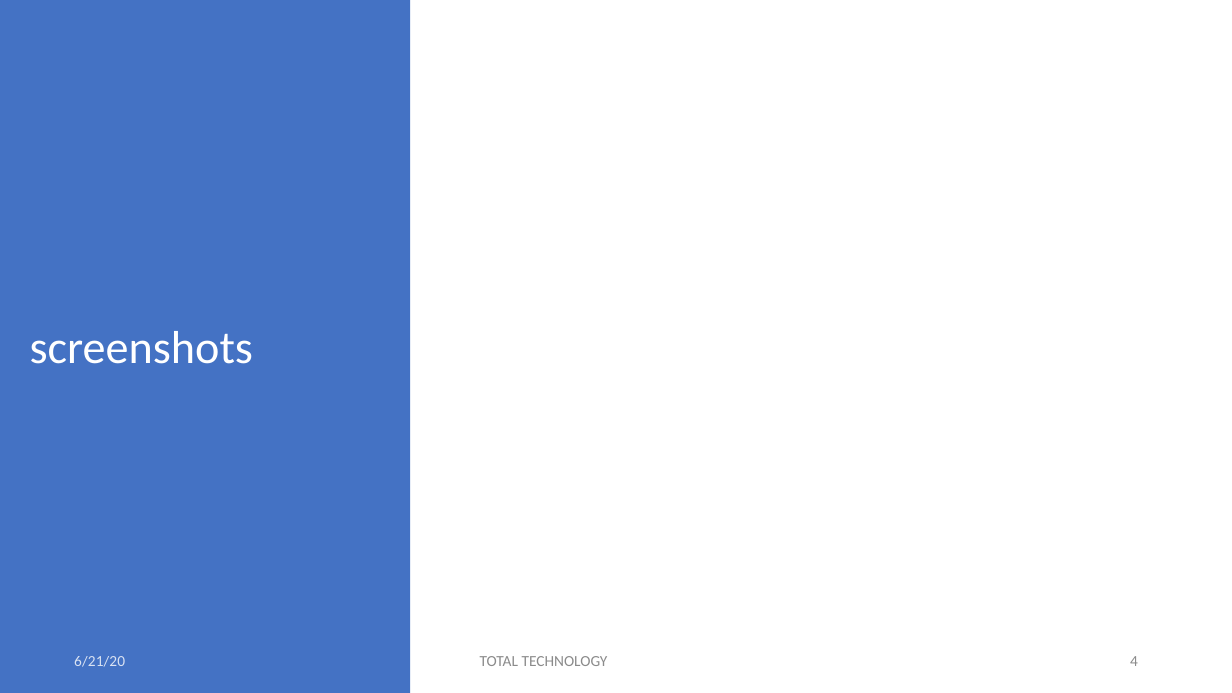
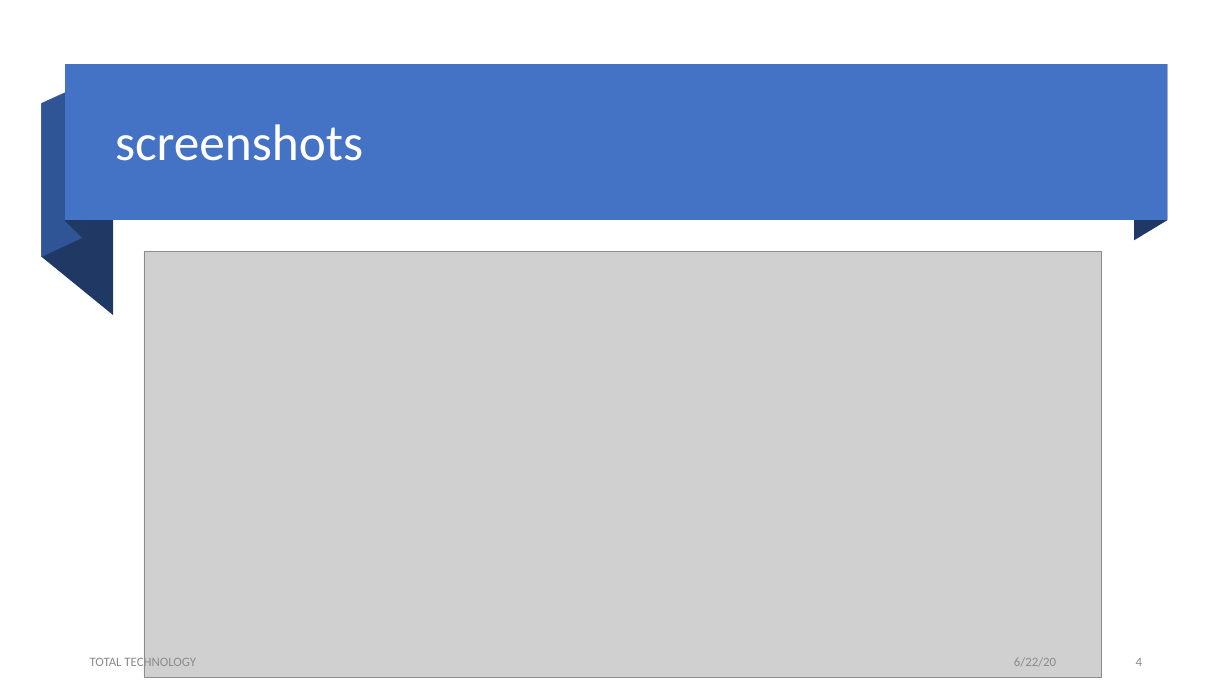
Before and after one commit to ronidas39/PYTHON_GUI_EEL, a slide deck: slide 4 of PYTHON_EEL_GUI_2.pptx. Drawn at 1232x693 pixels with LibreOffice and Linux fonts; fonts in the diff are those of the drawing; grey boxes stand for pictures. Boxes give left, top, right and bottom in pixels: in the first picture for what was removed or moved away, otherwise in the second. Text is boxed around its words. In the diff, an @@ line names an element or a change of style, - is before the commit and + after.

Commit message:
updated slide

```diff
--- a/PYTHON_EEL_GUI_2.pptx
+++ b/PYTHON_EEL_GUI_2.pptx
@@ rectangle removed at (0, 0, 410, 693) @@
@@ group added at (42, 65, 1167, 315): 4 freeform shapes, 1 rectangle @@
@@ title "screenshots": place and size @@
-title "screenshots" at (20, 65, 378, 632)
+title "screenshots" at (106, 77, 1148, 211)
@@ title "screenshots" at (106, 77, 1148, 211): size 36 to 40 pt @@
@@ picture added at (144, 252, 1102, 677) @@
@@ text "TOTAL TECHNOLOGY" at (90, 655, 196, 670): size 12 to 10 pt @@
@@ text "TOTAL TECHNOLOGY": place and size @@
-text "TOTAL TECHNOLOGY" at (480, 656, 608, 666)
+text "TOTAL TECHNOLOGY" at (90, 655, 196, 670)
@@ text at (1014, 657, 1056, 666): text changed; size 12 to 10 pt; text colour #FFFFFF at 80% opacity to #8C8C8C @@
-6/21/20
+6/22/20
@@ page number at (1136, 658, 1142, 666): size 12 to 10 pt @@
```
Also in this commit, not shown: 1 other file.
